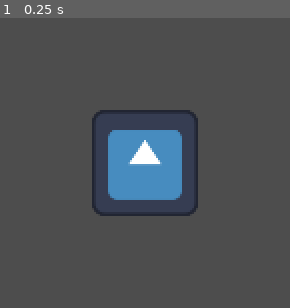
Above: before the commit, frame 1.
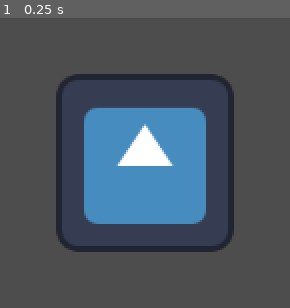
Above: after the commit, the same moment.

Repository: Waller3K/ReMX-Mania
Game: Godot game, scene res://Scenes/main.tscn
Same seed, same stepped clock (60 frames per second), same inputs: the game is played once before the commit and once after it. The engine's default icon, where the game draws it, is replaced by a stand-in: a white triangle on a blue panel in a dark square. Sound files missing from this copy of the repository are replaced by a short silence.
Inputs:
- Up to frame 1 (0.25 s): no input

The runs differ from the first frame. In frame 1, 16% of the frame differs, in the area x 19-81%, y 19-81%.

Commit message:
Finished judge component, added note manager and note scene. Created note spawning logic!

Diff:
--- a/Experiments/rhythm-tests/Scenes/4Key_Prototype.tscn
+++ b/Experiments/rhythm-tests/Scenes/4Key_Prototype.tscn
@@ -7,7 +7,7 @@
 [ext_resource type="Script" uid="uid://dptmbr5dbvj1" path="res://Scripts/4Key_Prototype/conductor.gd" id="4_8fqod"]
 [ext_resource type="Script" uid="uid://xg6f6xhxb344" path="res://Scripts/4Key_Prototype/judge.gd" id="5_75w05"]
 [ext_resource type="Script" uid="uid://crjc8ar4h20cd" path="res://Scripts/4Key_Prototype/gameManager.gd" id="7_nkauc"]
-[ext_resource type="Texture2D" uid="uid://hhh88k0ah4ht" path="res://Assets/Sprites/icon.svg" id="8_g4dpr"]
+[ext_resource type="Script" uid="uid://cwjwy4pyay6ej" path="res://Scripts/4Key_Prototype/noteManager.gd" id="9_g4dpr"]
 [ext_resource type="Script" uid="uid://dmysu5m6ub541" path="res://Scripts/4Key_Prototype/gameObjects/judementLine.gd" id="9_n46i8"]
 
 [node name="4KeyPrototype" type="Node2D" unique_id=1665818793]
@@ -31,14 +31,24 @@
 [node name="GameManager" type="Node" parent="." unique_id=202422349]
 script = ExtResource("7_nkauc")
 
-[node name="JudgementLine" type="Sprite2D" parent="." unique_id=266882042]
+[node name="MetronomePlayer" type="AudioStreamPlayer" parent="GameManager" unique_id=1731606645]
+
+[node name="JudgementLine" type="ColorRect" parent="." unique_id=1450108197]
+offset_left = -50.0
+offset_right = 50.0
+offset_bottom = 10.0
 scale = Vector2(10, 1)
-texture = ExtResource("8_g4dpr")
+color = Color(0, 0, 0, 1)
 script = ExtResource("9_n46i8")
+
+[node name="NoteManager" type="Node" parent="." unique_id=1799345126]
+script = ExtResource("9_g4dpr")
 
 [connection signal="chartCreated" from="Composer" to="AudioStreamPlayer" method="_onChartCreation"]
 [connection signal="chartCreated" from="Composer" to="Conductor" method="_onChartCreation"]
 [connection signal="chartCreated" from="Composer" to="Judge" method="_onChartCreation"]
+[connection signal="chartCreated" from="Composer" to="GameManager" method="_onChartCreation"]
+[connection signal="chartCreated" from="Composer" to="NoteManager" method="_onChartCreation"]
 [connection signal="finished" from="AudioStreamPlayer" to="AudioStreamPlayer" method="_onFinished"]
 [connection signal="songUpdate" from="AudioStreamPlayer" to="Conductor" method="_onSongUpdate"]
 [connection signal="songUpdate" from="AudioStreamPlayer" to="Judge" method="_onSongUpdate"]
@@ -56,3 +66,4 @@
 [connection signal="perfect" from="Judge" to="GameManager" method="_onPerfect"]
 [connection signal="perfectEarly" from="Judge" to="GameManager" method="_onPerfectEarly"]
 [connection signal="perfectLate" from="Judge" to="GameManager" method="_onPerfectLate"]
+[connection signal="startSong" from="GameManager" to="AudioStreamPlayer" method="_onSongStart"]
--- /dev/null
+++ b/Experiments/rhythm-tests/Scenes/Game_Objects/Note.tscn
@@ -0,0 +1,9 @@
+[gd_scene format=3 uid="uid://cwanxa7ocvsoo"]
+
+[ext_resource type="Script" uid="uid://ci2ts6ljvk5q1" path="res://Scripts/4Key_Prototype/gameObjects/note.gd" id="1_hku03"]
+[ext_resource type="Texture2D" uid="uid://hhh88k0ah4ht" path="res://Assets/Sprites/icon.svg" id="1_neeg5"]
+
+[node name="Note" type="Sprite2D" unique_id=353393687]
+scale = Vector2(1, 0.21093751)
+texture = ExtResource("1_neeg5")
+script = ExtResource("1_hku03")
--- a/Experiments/rhythm-tests/Scripts/4Key_Prototype/audio.gd
+++ b/Experiments/rhythm-tests/Scripts/4Key_Prototype/audio.gd
@@ -38,7 +38,7 @@
 		songUpdate.emit(songPos)
 
 
-func _onTestButton() -> void:
+func _onSongStart() -> void:
 	musicPlayer.play()
 	isPlaying = true
 
--- a/Experiments/rhythm-tests/Scripts/4Key_Prototype/gameManager.gd
+++ b/Experiments/rhythm-tests/Scripts/4Key_Prototype/gameManager.gd
@@ -1,5 +1,25 @@
 extends Node
 
+signal startSong
+
+#################################################
+# When the chart is created this function plays
+# a metronome for 4 beats before starting the song
+#################################################
+func _onChartCreation(chart: Chart) -> void:
+	var secondsPerBeat = 60 / chart.bpm
+	var clickSound : AudioStream = load("res://Assets/SFX/Closed_Hat_1.ogg")
+	$MetronomePlayer.stream = clickSound
+	await get_tree().create_timer(1.0).timeout # Give the player a chance to react
+	$MetronomePlayer.play()
+	await get_tree().create_timer(secondsPerBeat).timeout
+	$MetronomePlayer.play()
+	await get_tree().create_timer(secondsPerBeat).timeout
+	$MetronomePlayer.play()
+	await get_tree().create_timer(secondsPerBeat).timeout
+	$MetronomePlayer.play()
+	await get_tree().create_timer(secondsPerBeat).timeout
+	startSong.emit()
 
 
 func _onGoodEarly(offset, trackIndex):
--- a/Experiments/rhythm-tests/Scripts/4Key_Prototype/gameObjects/judementLine.gd
+++ b/Experiments/rhythm-tests/Scripts/4Key_Prototype/gameObjects/judementLine.gd
@@ -1,8 +1,7 @@
-extends Sprite2D
-
+extends ColorRect
 var windowRes: Vector2i
 
 func _ready() -> void:
 	windowRes = get_window().size
 
-	self.position = Vector2(windowRes.x/2, windowRes.y - windowRes.y/8)
+	self.position = Vector2(windowRes.x/2 - 500, windowRes.y - windowRes.y/8)
--- /dev/null
+++ b/Experiments/rhythm-tests/Scripts/4Key_Prototype/gameObjects/note.gd
@@ -0,0 +1,25 @@
+extends Sprite2D
+
+var targetTime: float
+var trackID: int
+var spawnPos: Vector2i
+var judgementLinePos: Vector2i
+var timeTillHit: float
+var t: float #Weight for lerping the note's position
+var spawnOffset: float
+
+func INIT(target: float, sOffset: float, sp: Vector2i, judgeLnPos: Vector2i) -> void:
+	targetTime = target
+	#trackID = track
+	spawnPos = sp
+	self.position = sp
+	judgementLinePos =  judgeLnPos
+	spawnOffset = sOffset
+
+func _onSongUpdate(timestamp: float):
+
+	timeTillHit =  targetTime - timestamp
+
+	t = 1.0 - (timeTillHit/spawnOffset)
+
+	self.position.y = lerp(spawnPos.y, judgementLinePos.y, t)
--- a/Experiments/rhythm-tests/Scripts/4Key_Prototype/judge.gd
+++ b/Experiments/rhythm-tests/Scripts/4Key_Prototype/judge.gd
@@ -61,19 +61,6 @@
 var almostPerfectTiming: float	= 33.00
 var goodTiming: float			= 92.00
 var okTiming: float				= 200.00
-#############################################
-# Helper function that converts a timestamp
-# in beats to a timestamp seconds
-#############################################
-#func beatToSeconds(beat: float) -> float:
-	#return beat * songSPB
-
-#############################################
-# Helper function that converts a timestamp
-# in seconds to a timestamp in beats
-#############################################
-#func secondsToBeat(seconds: float) -> float:
-	#return seconds / songSPB
 
 #############################################
 # The functionality of this component would
--- /dev/null
+++ b/Experiments/rhythm-tests/Scripts/4Key_Prototype/noteManager.gd
@@ -0,0 +1,41 @@
+extends Node
+
+###############################
+# This node will be used to
+# spawn and manage note objects.
+###############################
+
+var noteData: Dictionary
+var spawningOffset: float = 1.0
+var scrollSpd: float
+var notes: Array
+
+var noteScene = preload("res://Scenes/Game_Objects/Note.tscn")
+
+func _onChartCreation(chart: Chart) -> void:
+	noteData = chart.notes
+
+	# Preload the first bit of the map
+	for i in range(noteData.track1.size()):
+		var newNote = noteScene.instantiate()
+		newNote.INIT(noteData.track1[i]["Pos"], spawningOffset, Vector2i(floori(get_window().size.x/2 - 150 * 2), -100), $"../JudgementLine".position)
+		$"../AudioStreamPlayer".connect("songUpdate", newNote._onSongUpdate)
+		add_child(newNote)
+
+	for i in range(noteData.track2.size()):
+		var newNote = noteScene.instantiate()
+		newNote.INIT(noteData.track2[i]["Pos"], spawningOffset, Vector2i(floori(get_window().size.x/2 - 150), -100), $"../JudgementLine".position)
+		$"../AudioStreamPlayer".connect("songUpdate", newNote._onSongUpdate)
+		add_child(newNote)
+
+	for i in range(noteData.track3.size()):
+		var newNote = noteScene.instantiate()
+		newNote.INIT(noteData.track3[i]["Pos"], spawningOffset, Vector2i(floori(get_window().size.x/2 + 150), -100), $"../JudgementLine".position)
+		$"../AudioStreamPlayer".connect("songUpdate", newNote._onSongUpdate)
+		add_child(newNote)
+
+	for i in range(noteData.track4.size()):
+		var newNote = noteScene.instantiate()
+		newNote.INIT(noteData.track4[i]["Pos"], spawningOffset, Vector2i(floori(get_window().size.x/2 + 150 * 2), -100), $"../JudgementLine".position)
+		$"../AudioStreamPlayer".connect("songUpdate", newNote._onSongUpdate)
+		add_child(newNote)
--- a/Experiments/rhythm-tests/project.godot
+++ b/Experiments/rhythm-tests/project.godot
@@ -29,8 +29,6 @@
 
 [display]
 
-window/size/viewport_width=1920
-window/size/viewport_height=1080
 window/size/always_on_top=true
 
 [dotnet]
Not shown, added: Experiments/rhythm-tests/Scripts/4Key_Prototype/gameObjects/note.gd.uid
Not shown, added: Experiments/rhythm-tests/Scripts/4Key_Prototype/noteManager.gd.uid
